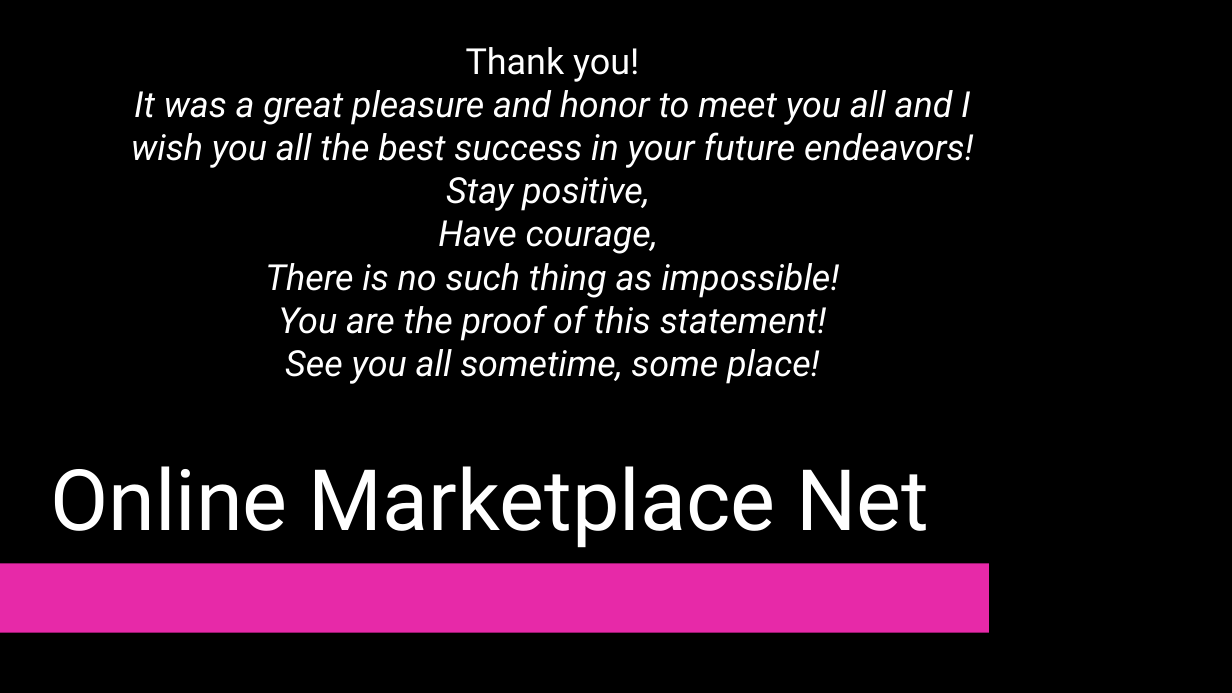
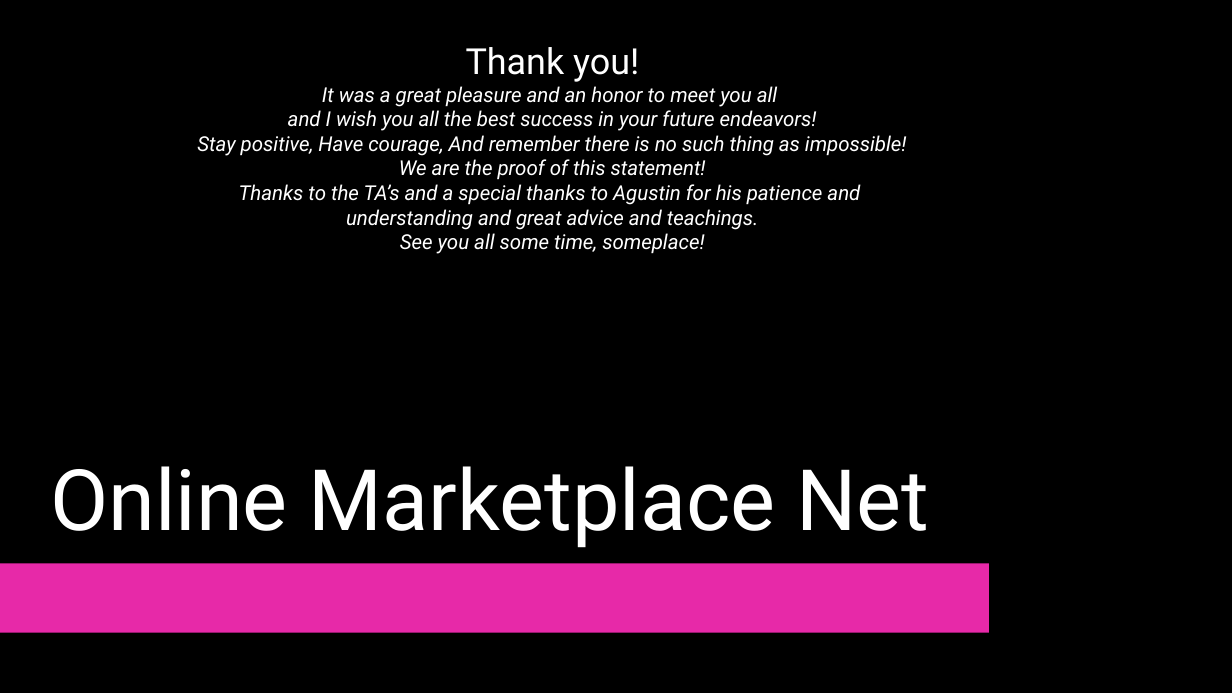
Before and after one commit to johnnyboysydney/Online_Marketplace_Net, a slide deck: slide 15 of Assets/Online Marketplace Net.pptx (slide 12 before the commit). Drawn at 1232x693 pixels with LibreOffice and Linux fonts; fonts in the diff are those of the drawing; background and template pictures are left out. Boxes give left, top, right and bottom in pixels: in the first picture for what was removed or moved away, otherwise in the second. Text is boxed around its words. In the diff, an @@ line names an element or a change of style, - is before the commit and + after.

```diff
--- a/Assets/Online Marketplace Net.pptx
+++ b/Assets/Online Marketplace Net.pptx
@@ text at (197,86,907,254): text changed; size 28 to 16 pt @@
-It was a great pleasure and honor to meet you all and I wish you all the best success in your future endeavors!
-Stay positive,
-Have courage,
-There is no such thing as impossible!
-You are the proof of this statement!
-See you all sometime, some place!
+It was a great pleasure and an honor to meet you all
+and I wish you all the best success in your future endeavors!
+Stay positive, Have courage, And remember there is no such thing as impossible!
+We are the proof of this statement!
+Thanks to the TA’s and a special thanks to Agustin for his patience and
+understanding and great advice and teachings.
+See you all some time, someplace!
```
Also in this commit, not shown: 7 other slides changed, 3 slides added, 1 other file.
